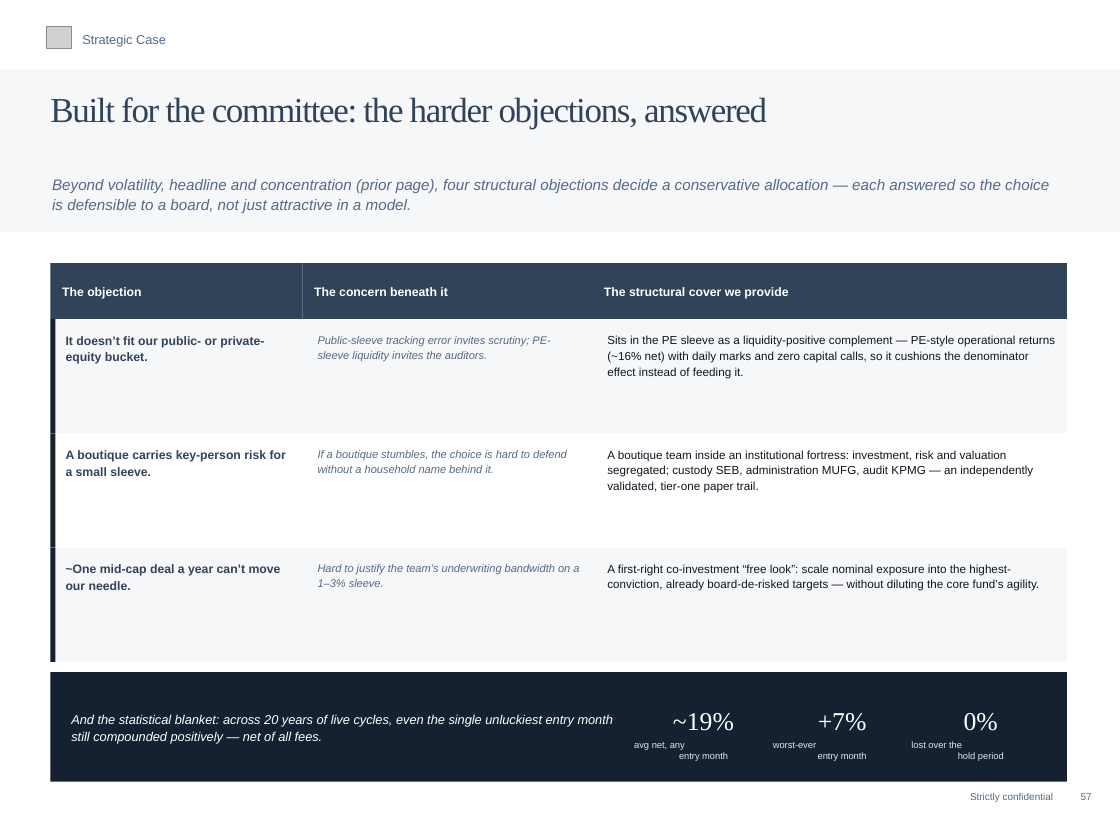
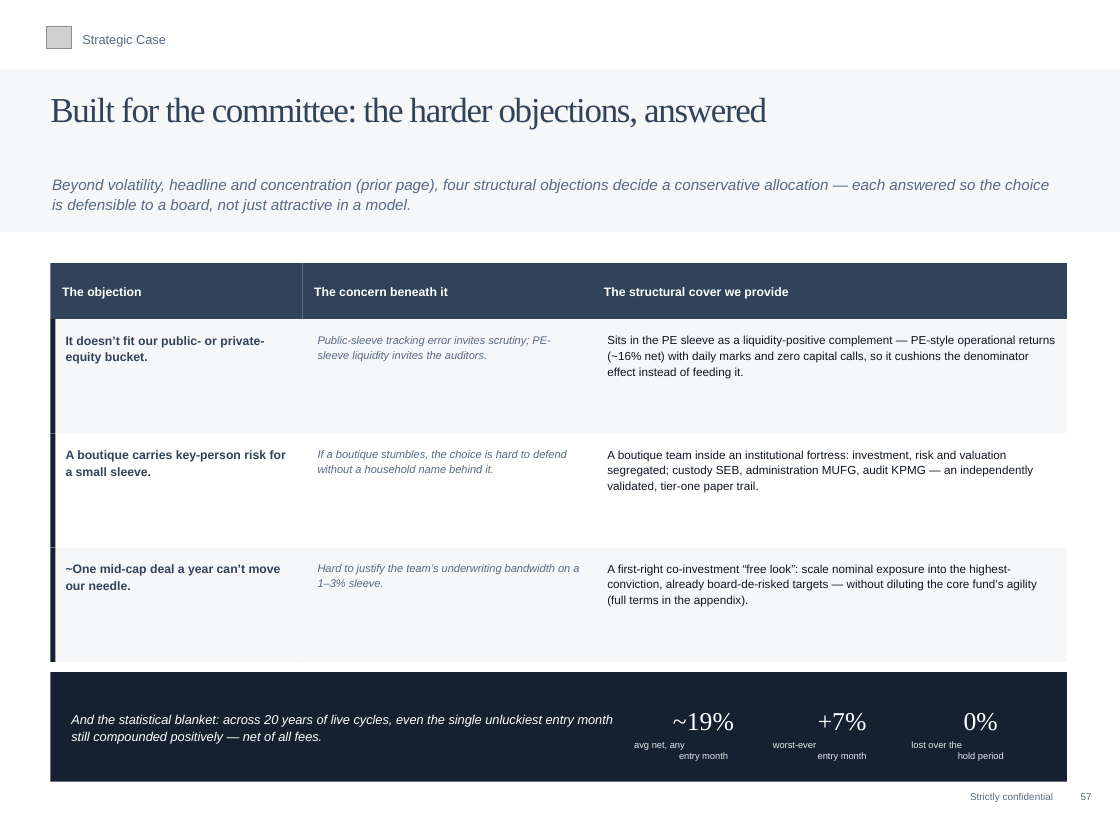
Before and after one commit to charette-lab/Claude, a slide deck: slide 60 of Athanase_Engaged_Ownership_Allocator_Deck.pptx. Drawn at 1120x840 pixels with LibreOffice and Linux fonts; fonts in the diff are those of the drawing; grey boxes stand for pictures. Boxes give left, top, right and bottom in pixels: in the first picture for what was removed or moved away, otherwise in the second. Text is boxed around its words. In the diff, an @@ line names an element or a change of style, - is before the commit and + after.

```diff
--- a/Athanase_Engaged_Ownership_Allocator_Deck.pptx
+++ b/Athanase_Engaged_Ownership_Allocator_Deck.pptx
@@ text at <box>607,564,1037,607</box>: text changed @@
-A first-right co-investment “free look”: scale nominal exposure into the highest-conviction, already board-de-risked targets — without diluting the core fund’s agility.
+A first-right co-investment “free look”: scale nominal exposure into the highest-conviction, already board-de-risked targets — without diluting the core fund’s agility (full terms in the appendix).
```
Also in this commit, not shown: 28 other slides changed, 1 slide added, 1 other file.
